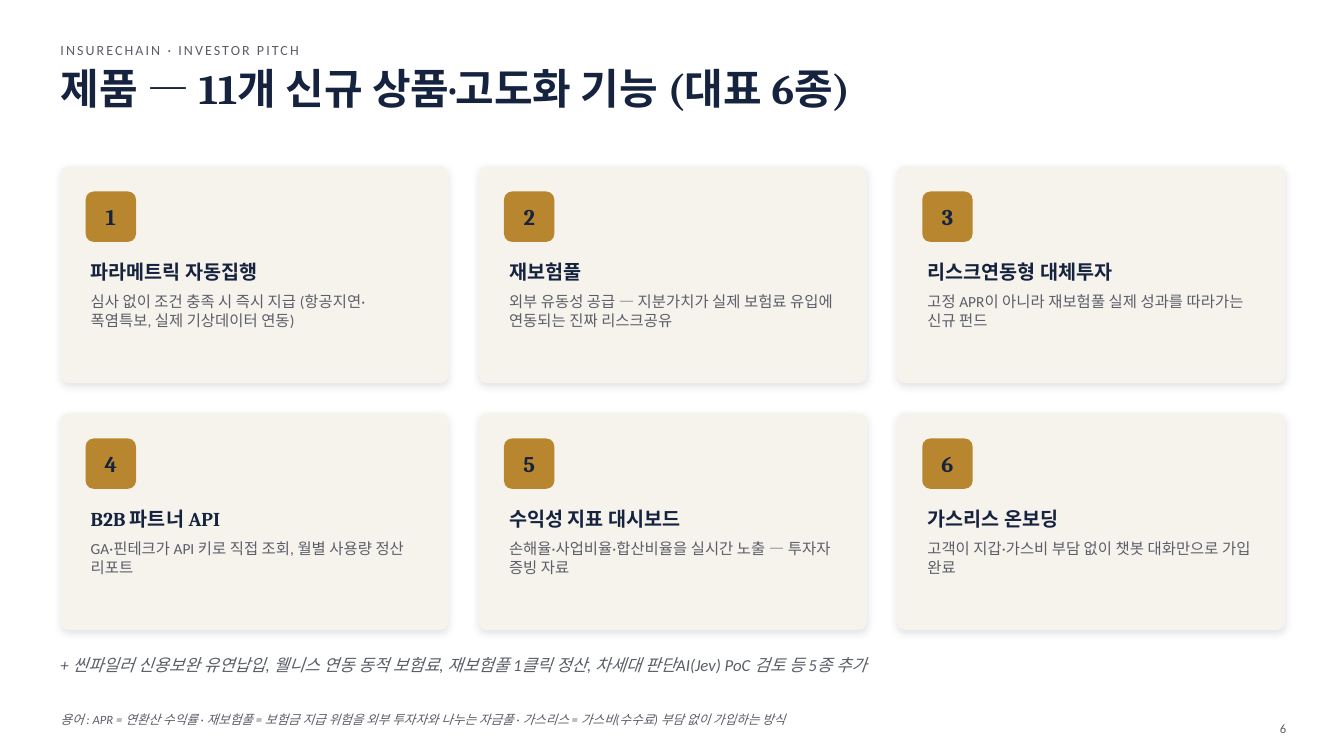
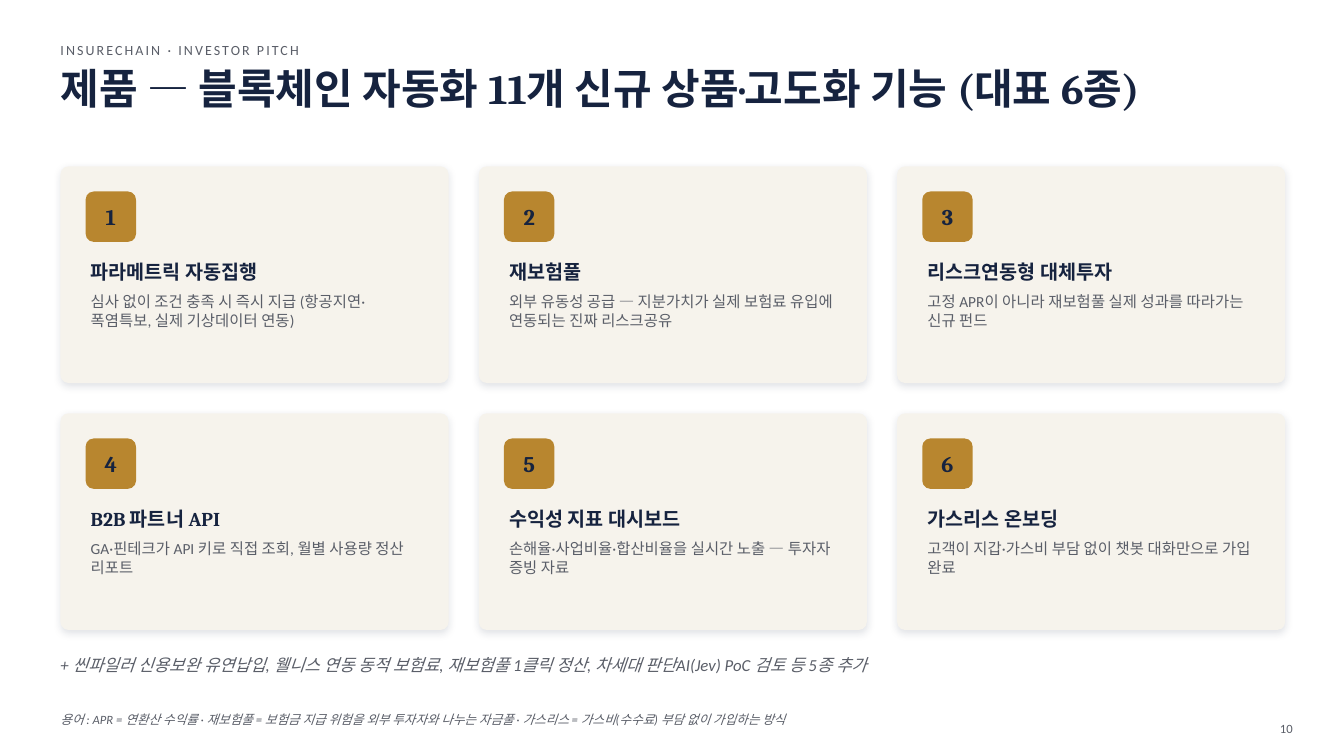
Before and after one commit to leeyonsei78/capstone_project_alpha, a slide deck: slide 10 of 인슈어체인_투자피칭_발표자료.pptx (slide 6 before the commit). Drawn at 1344x756 pixels with LibreOffice and Linux fonts; fonts in the diff are those of the drawing. Boxes give left, top, right and bottom in pixels: in the first picture for what was removed or moved away, otherwise in the second. Text is boxed around its words. In the diff, an @@ line names an element or a change of style, - is before the commit and + after.

```diff
--- a/인슈어체인_투자피칭_발표자료.pptx
+++ b/인슈어체인_투자피칭_발표자료.pptx
@@ title at [60, 68, 1139, 111]: text changed @@
-제품 — 11개 신규 상품·고도화 기능 (대표 6종)
+제품 — 블록체인 자동화 11개 신규 상품·고도화 기능 (대표 6종)
@@ page number at [1280, 725, 1293, 733]: text changed @@
-6
+10
```
Also in this commit, not shown: 9 other slides changed, 5 slides added.
